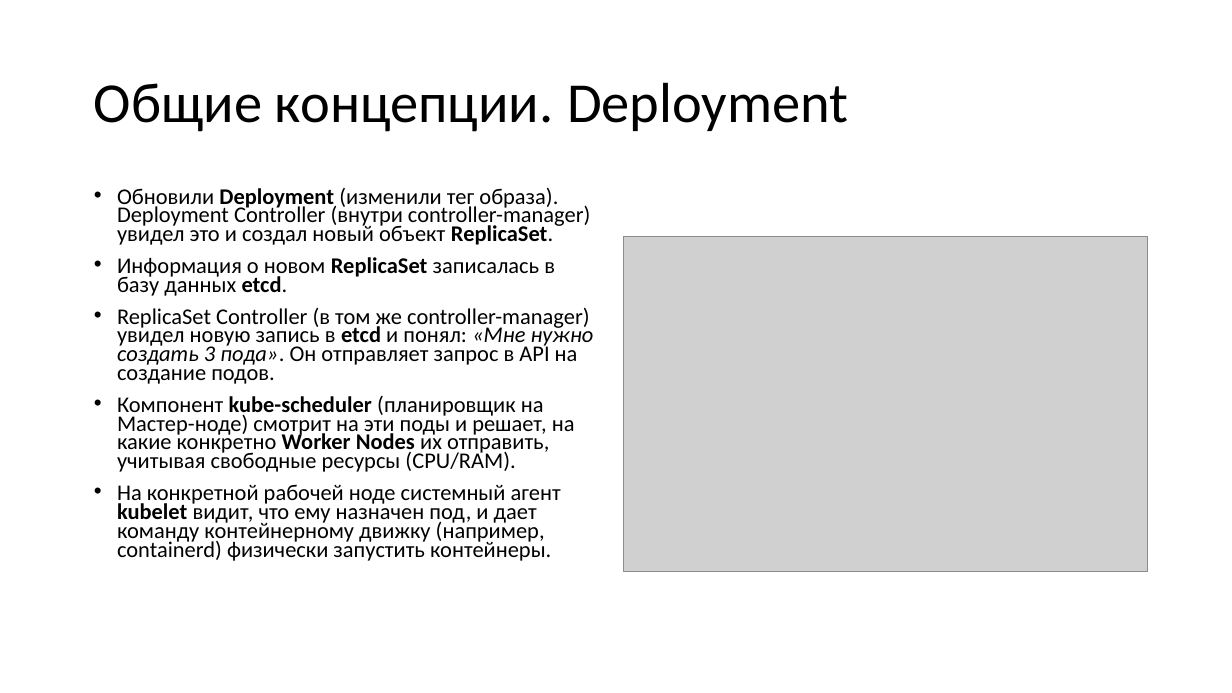
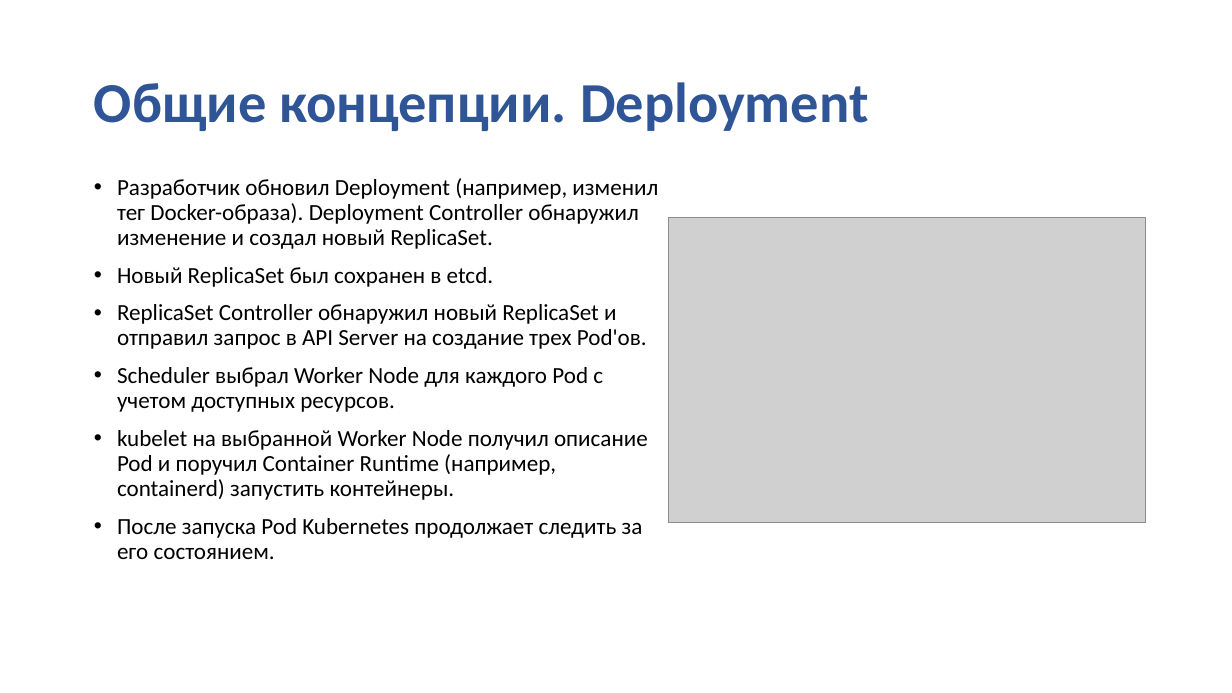
Before and after one commit to SobinaAA/K8S, a slide deck: slide 12 of slides/K8s.pptx. Drawn at 1232x693 pixels with LibreOffice and Linux fonts; fonts in the diff are those of the drawing; grey boxes stand for pictures; background and template pictures are left out. Boxes give left, top, right and bottom in pixels: in the first picture for what was removed or moved away, otherwise in the second. Text is boxed around its words. In the diff, an @@ line names an element or a change of style, - is before the commit and + after.

```diff
--- a/slides/K8s.pptx
+++ b/slides/K8s.pptx
@@ title "Общие концепции. Deployment" at [94, 82, 868, 131]: text colour #000000 to #2F5597, bold on @@
@@ text at [117, 178, 658, 559]: text changed; size 17.5 to 18 pt @@
-• Обновили Deployment (изменили тег образа). Deployment Controller (внутри controller-manager) увидел это и создал новый объект ReplicaSet.
-• Информация о новом ReplicaSet записалась в базу данных etcd.
-• ReplicaSet Controller (в том же controller-manager) увидел новую запись в etcd и понял: «Мне нужно создать 3 пода». Он отправляет запрос в API на создание подов.
-• Компонент kube-scheduler (планировщик на Мастер-ноде) смотрит на эти поды и решает, на какие конкретно Worker Nodes их отправить, учитывая свободные ресурсы (CPU/RAM).
-• На конкретной рабочей ноде системный агент kubelet видит, что ему назначен под, и дает команду контейнерному движку (например, containerd) физически запустить контейнеры.
+• Разработчик обновил Deployment (например, изменил тег Docker-образа). Deployment Controller обнаружил изменение и создал новый ReplicaSet.
+• Новый ReplicaSet был сохранен в etcd.
+• ReplicaSet Controller обнаружил новый ReplicaSet и отправил запрос в API Server на создание трех Pod'ов.
+• Scheduler выбрал Worker Node для каждого Pod с учетом доступных ресурсов.
+• kubelet на выбранной Worker Node получил описание Pod и поручил Container Runtime (например, containerd) запустить контейнеры.
+• После запуска Pod Kubernetes продолжает следить за его состоянием.
@@ picture: place and size @@
-picture at [624, 237, 1148, 572]
+picture at [669, 217, 1146, 522]
```
Also in this commit, not shown: 24 other slides changed, 1 other file.
